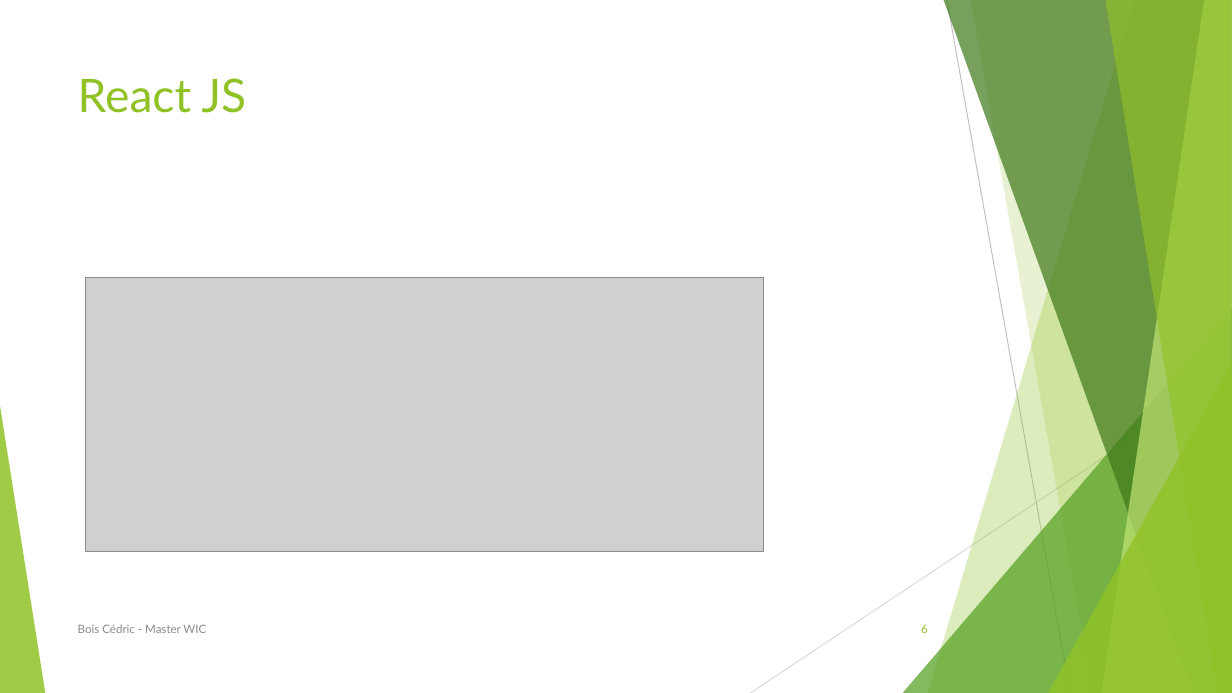
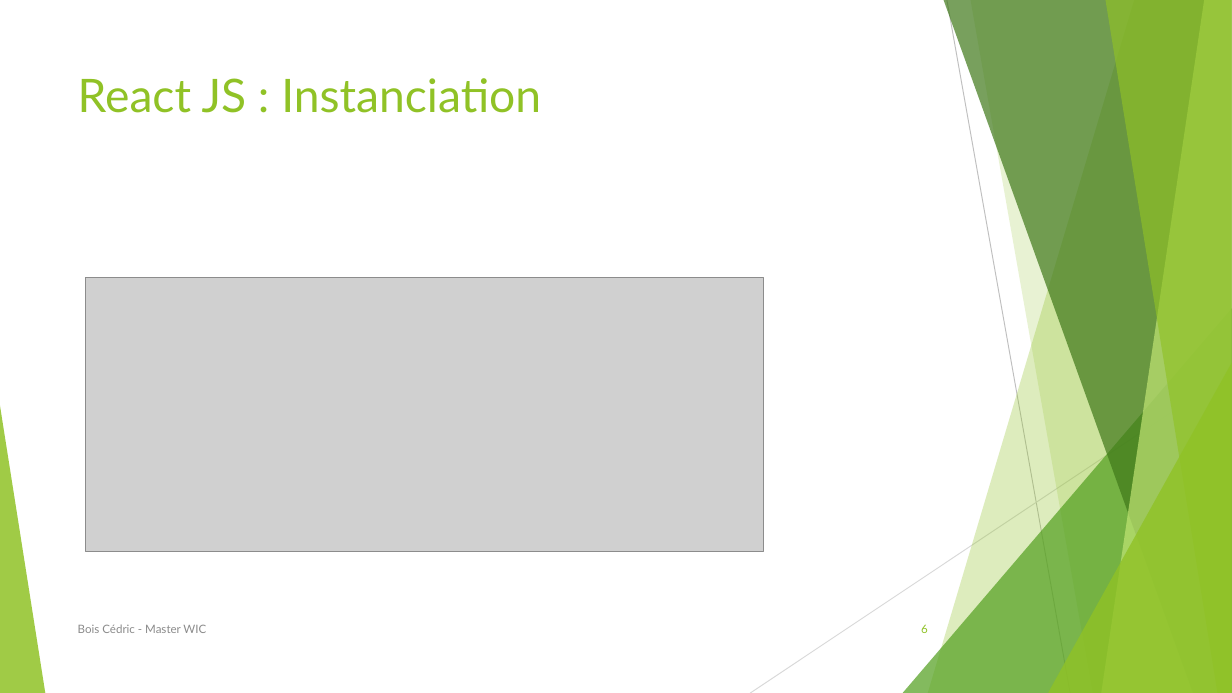
Before and after one commit to BCedric/journalStage, a slide deck: slide 6 of soutenance.pptx. Drawn at 1232x693 pixels with LibreOffice and Linux fonts; fonts in the diff are those of the drawing; grey boxes stand for pictures. Boxes give left, top, right and bottom in pixels: in the first picture for what was removed or moved away, otherwise in the second. Text is boxed around its words. In the diff, an @@ line names an element or a change of style, - is before the commit and + after.

```diff
--- a/soutenance.pptx
+++ b/soutenance.pptx
@@ title at bbox=[78, 78, 541, 113]: text changed @@
-React JS
+React JS : Instanciation
```
Also in this commit, not shown: 20 other slides changed, 1 slide added, 1 slide removed.
